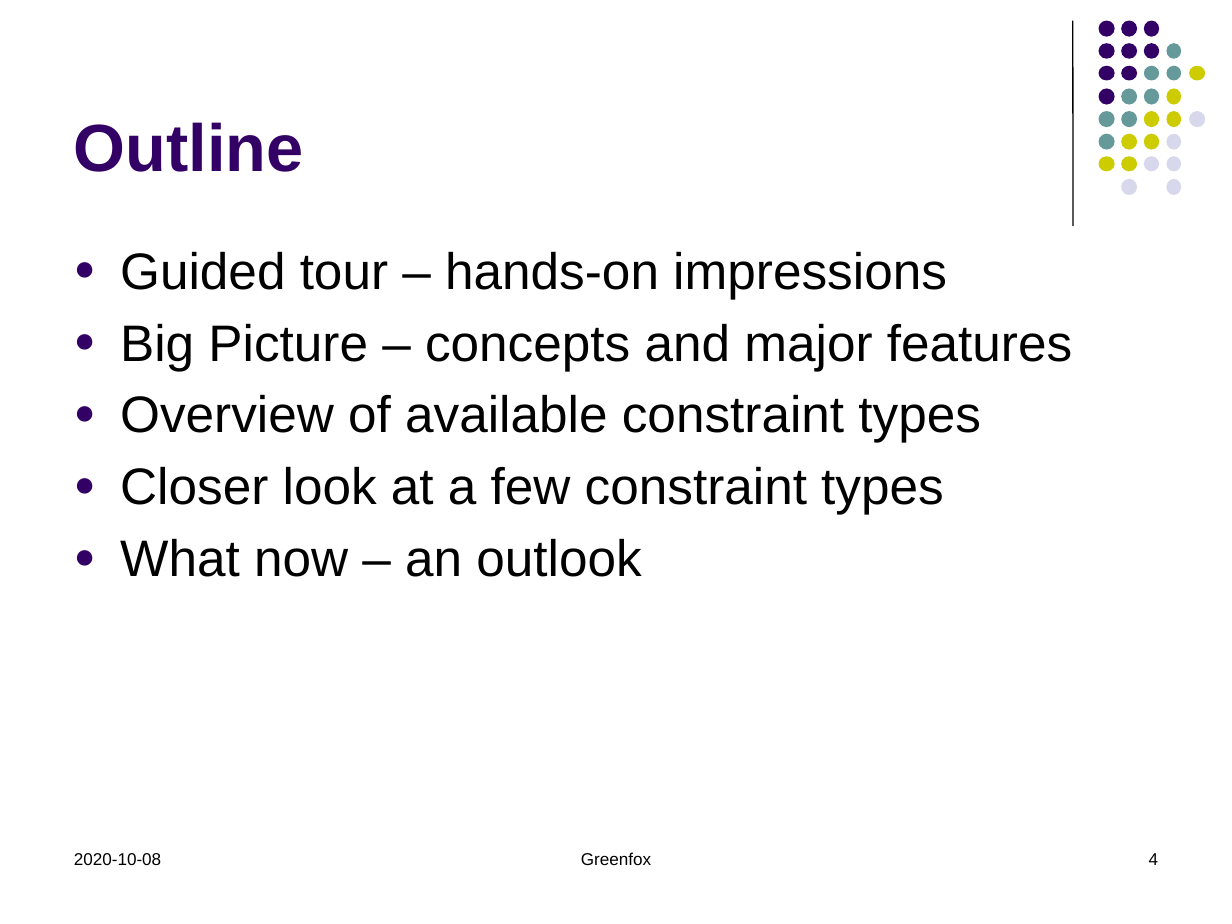
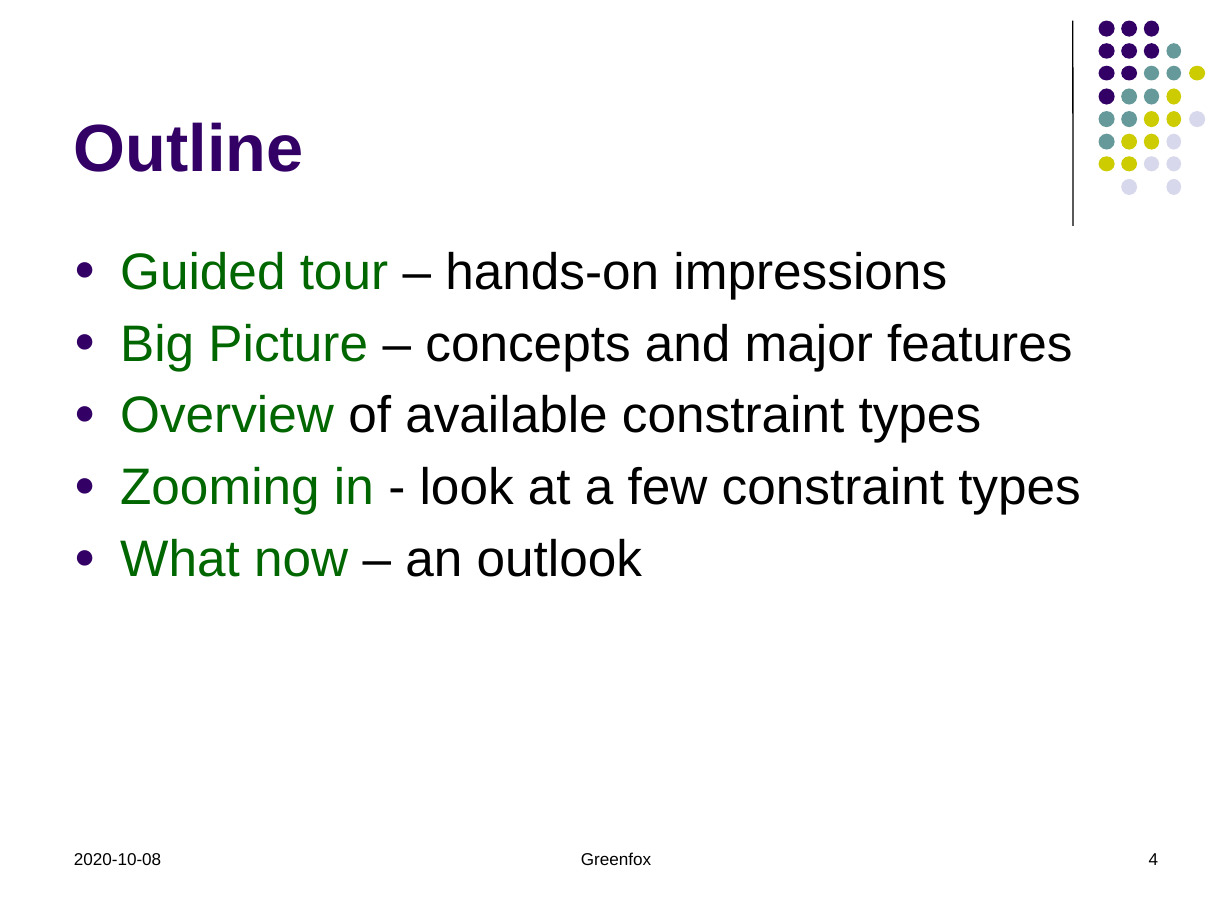
Before and after one commit to hrennau/greenfox, a slide deck: slide 4 of declarative-amsterdam-2020/an-introduction-to-greenfox/introduction-to-greenfox-part1.pptx. Drawn at 1232x924 pixels with LibreOffice and Linux fonts; fonts in the diff are those of the drawing. Boxes give left, top, right and bottom in pixels: in the first picture for what was removed or moved away, otherwise in the second. Text is boxed around its words. In the diff, an @@ line names an element or a change of style, - is before the commit and + after.

```diff
--- a/declarative-amsterdam-2020/an-introduction-to-greenfox/introduction-to-greenfox-part1.pptx
+++ b/declarative-amsterdam-2020/an-introduction-to-greenfox/introduction-to-greenfox-part1.pptx
@@ text at <box>120,251,1072,577</box>: text colour #000000 to #006600 in "Guided tour", "Big Picture", "Overview", "What now" @@
@@ text at <box>120,466,1081,514</box>: text changed @@
-● Closer look at a few constraint types
+● Zooming in - look at a few constraint types
```
Also in this commit, not shown: 2 other slides changed, 11 other files.
